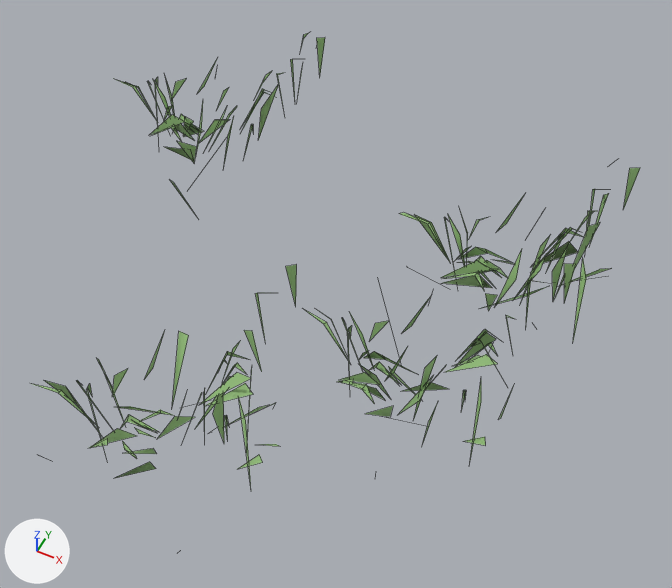
Before and after pictures for a commit that changed the glTF model godot/assets/vegetation/grass_3.glb.
The view is the same before and after, from a camera (50 mm lens) standing at (0.461, -0.808, 1.068) and looking at (0.062, -0.01, 0.071). Every picture has the same lights, and +X, +Y and +Z are marked at lower left. The older version comes first. Mesh edges are drawn as thin lines.

The first picture shows 'grass_3'.
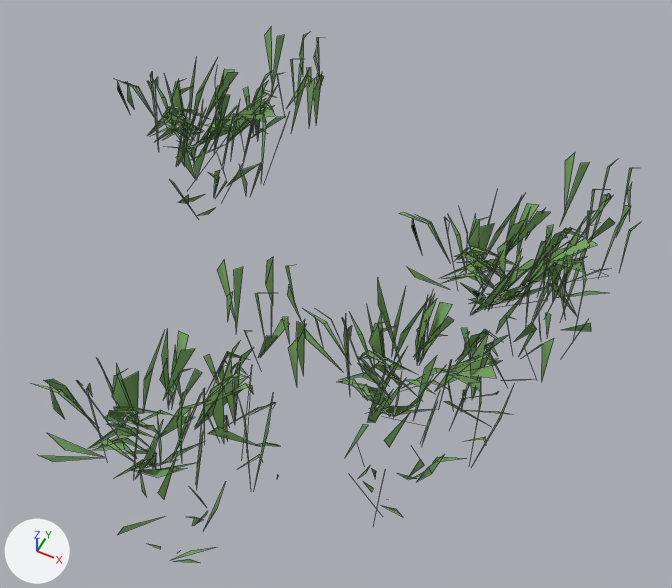
What differs and where, as boxes [x1, y1, x2, y2] in the pictures (672 x 588 px):
'grass_3', reshaped
    before: [33, 33, 640, 484]
    after: [33, 27, 641, 563]
part 1 of me_grass, built on
    before: [495, 249, 522, 306]
    after: [41, 153, 641, 563]
part 2 of me_grass, built on
    before: [196, 104, 203, 155]
    after: [118, 27, 324, 215]

Edits to the bpy script that builds the scene:
```text
Change me_grass:
    used by ob_grass_3; location = (0.0, 0.0, 0.0)
    remove me_grass.from_pydata(...)  # 598 vertices, 260 faces; spans x -0.438..0.408, y -0.462..0.468, z 0.006..0.202
    add me_grass.from_pydata(...)  # 1520 vertices, 700 faces; spans x -0.438..0.421, y -0.482..0.468, z 0.001..0.202
    me_grass part 1: 1 vertex moved from x 0.273, y 0.071, z 0.066 to x 0.276, y 0.067, z 0.079; 683 vertices added at x -0.161..0.421, y -0.482..0.366, z 0.001..0.2
    me_grass part 2: 1 vertex moved from x -0.276, y 0.152, z 0.074 to x -0.272, y 0.148, z 0.087; 239 vertices added at x -0.413..-0.137, y 0.032..0.445, z 0.015..0.202
```
